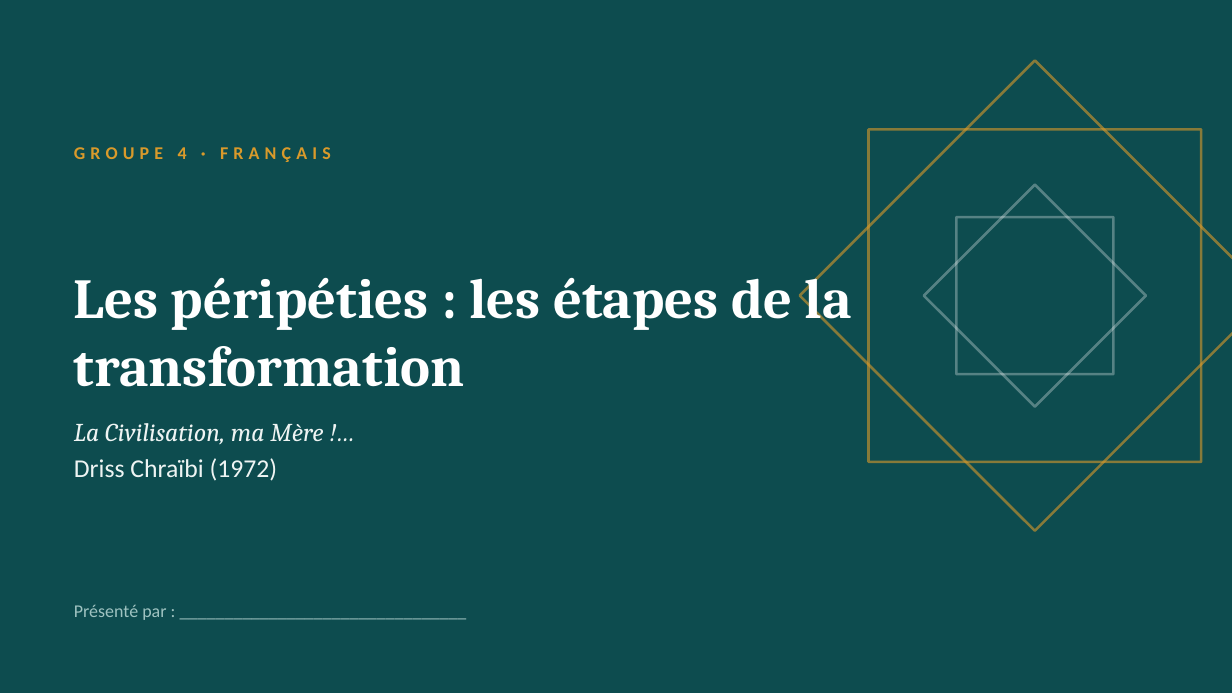
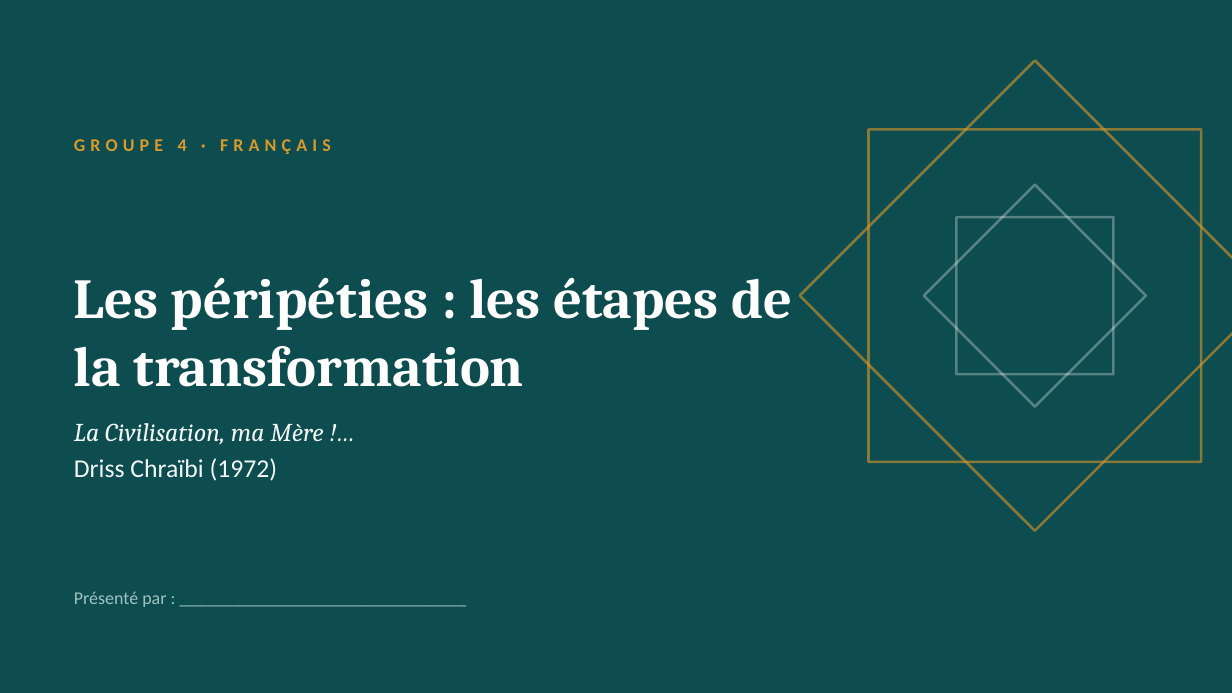
Before and after one commit to Veynoris/Francais-work, a slide deck: slide 1 of output/G4_Presentation.pptx. Drawn at 1232x693 pixels with LibreOffice and Linux fonts; fonts in the diff are those of the drawing. Boxes give left, top, right and bottom in pixels: in the first picture for what was removed or moved away, otherwise in the second. Text is boxed around its words. In the diff, an @@ line names an element or a change of style, - is before the commit and + after.

```diff
--- a/output/G4_Presentation.pptx
+++ b/output/G4_Presentation.pptx
@@ text "GROUPE 4 · FRANÇAIS" at (x1=74, y1=139, x2=331, y2=154): vertical alignment middle to top @@
@@ title "Les péripéties : les étapes ..." rewrapped from (x1=74, y1=266, x2=852, y2=387) to (x1=74, y1=278, x2=792, y2=387) @@
@@ text "Présenté par : ________________________________" at (x1=74, y1=592, x2=166, y2=607): vertical alignment middle to top @@
```
Also in this commit, not shown: 22 other slides changed, 2 other files.
